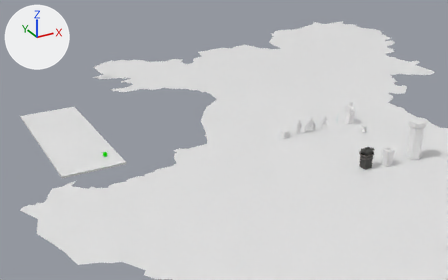
One commit to the Blender file EINDESPRINTS/Sprint2/game.blend: the scene before it, then after it.
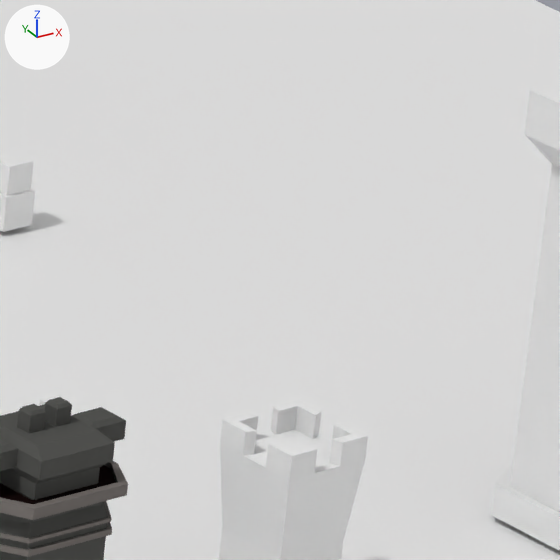
The first picture shows the older version from a camera (50 mm lens) standing at (-117.4, -147.2, 77.1) and looking at (-32.2, 7.8, -0.4). The close-ups show both versions on the part from 81% to 92% of the width and 40% to 57% of the height of that picture. Every picture has the same lights, and +X, +Y and +Z are marked at upper left.

Names of what the first close-up shows: 'Cube', 'Head', 'Terrain', 'Tower 2', 'Tower1', 'Turret', 'TurretBase'.
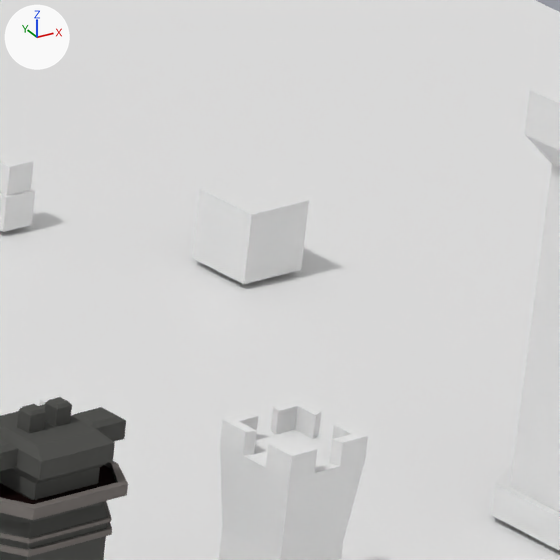
Pixel boxes [x1, y1, x2, y2] of what changed, in the close-ups (560 x 560 px):
'Player', moved (not visible before): after [192, 175, 309, 284]

The change in detail:
Object 'Player' (ob_player) moves from (-14.68, 0.0, 1.02) to (13.23, -14.2, 1.02).
